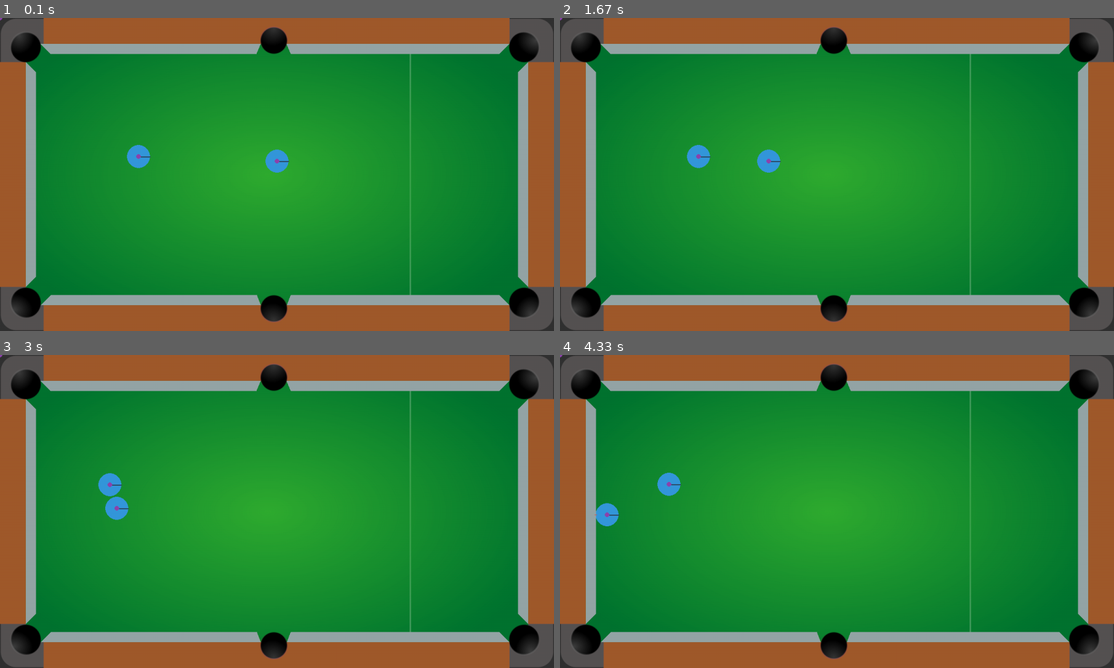
Above: before the commit, frames 1-4 (two rows, left to right).
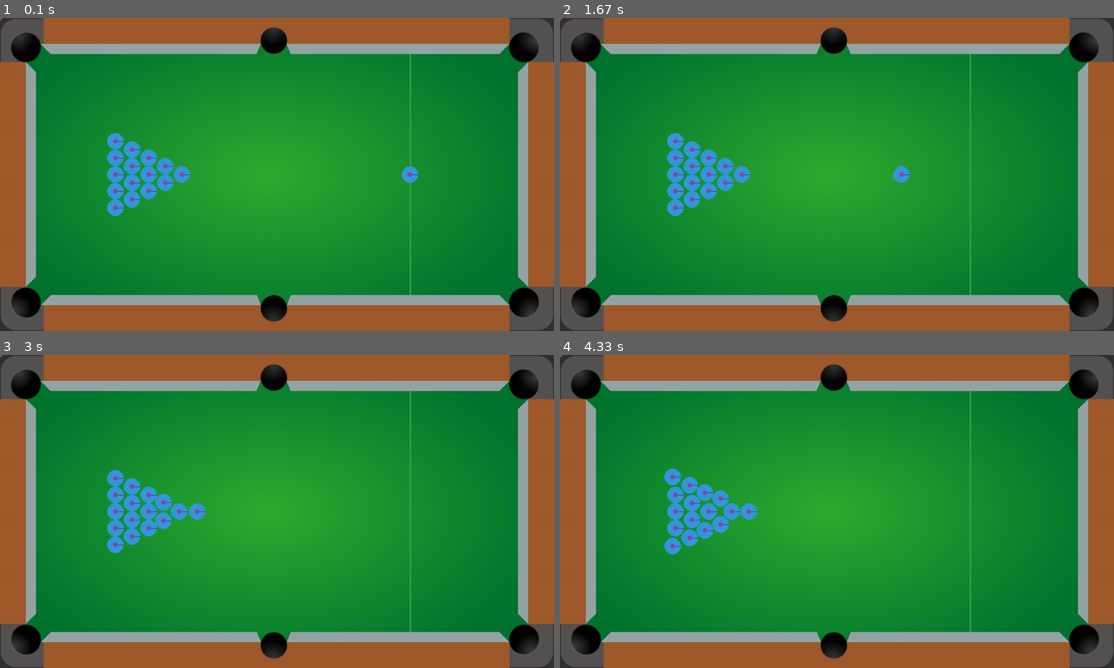
Above: after the commit, the same moments.

Repository: paulthomas2107/pygamePymunkWithRuss
Game: pygame game, started from main.py
Two runs of this game, one before a commit and one after it. Both use one fixed random seed, a clock stepped at 60 frames per second and the inputs below.
Inputs (mouse positions are in pixels of both pictures, inside the frame that each line leads up to):
- Up to frame 1 (0.1 s): no input
- Up to frame 2 (1.67 s): click (837, 174) at 0.38 s; click (842, 196) at 0.72 s; click (665, 127) at 1.05 s; click (1041, 284) at 1.38 s
- Up to frame 3 (3 s): click (288, 408) at 1.72 s; click (249, 592) at 2.05 s; click (260, 458) at 2.38 s; click (199, 445) at 2.72 s
- Up to frame 4 (4.33 s): click (981, 483) at 3.05 s; click (1008, 505) at 3.38 s; click (953, 455) at 3.72 s; click (676, 452) at 4.05 s

The runs differ from the first frame. In frame 1, 2.2% of the frame differs, in the area x 19-76%, y 36-64%; in frame 2, 2.2%; in frame 3, 2.0%; in frame 4, 2.3%, in the area x 6-36%, y 36-64%.

Commit message:
More....Add all balls

Diff:
--- a/main.py
+++ b/main.py
@@ -20,6 +20,9 @@
 clock = pygame.time.Clock()
 FPS = 120
 
+# Game vars
+dia = 36
+
 # Colours
 BG = (50, 50, 50)
 
@@ -33,6 +36,7 @@
     body.position = pos
     shape = pymunk.Circle(body, radius)
     shape.mass = 5
+    shape.elasticity = 0.8
     # Use pivot to add friction
     pivot = pymunk.PivotJoint(static_body, body, (0, 0), (0, 0))
     pivot.max_bias = 0
@@ -41,9 +45,31 @@
     return shape
 
 
-new_ball = create_ball(25, (300, 300))
+# Setup Game Balls
+balls = []
+rows = 5
+# Potting Balls
+for col in range(5):
+    for row in range(rows):
+        pos = (250 + (col * dia), 267 + (row * dia) + (col * dia / 2))
+        new_ball = create_ball(dia / 2, pos)
+        balls.append(new_ball)
+    rows -= 1
 
-cue_ball = create_ball(25, (600, 310))
+# Cue ball
+pos = (888, SCREEN_HEIGHT / 2)
+cue_ball = create_ball(dia / 2, pos)
+balls.append(cue_ball)
+
+# Create six pockets on table
+pockets = [
+  (55, 63),
+  (592, 48),
+  (1134, 64),
+  (55, 616),
+  (592, 629),
+  (1134, 616)
+]
 
 # Cushion coordinates
 cushions = [
@@ -61,6 +87,7 @@
     body = pymunk.Body(body_type=pymunk.Body.STATIC)
     body.position = (0, 0)
     shape = pymunk.Poly(body, poly_dims)
+    shape.elasticity = 0.8
     space.add(body, shape)
 
 
